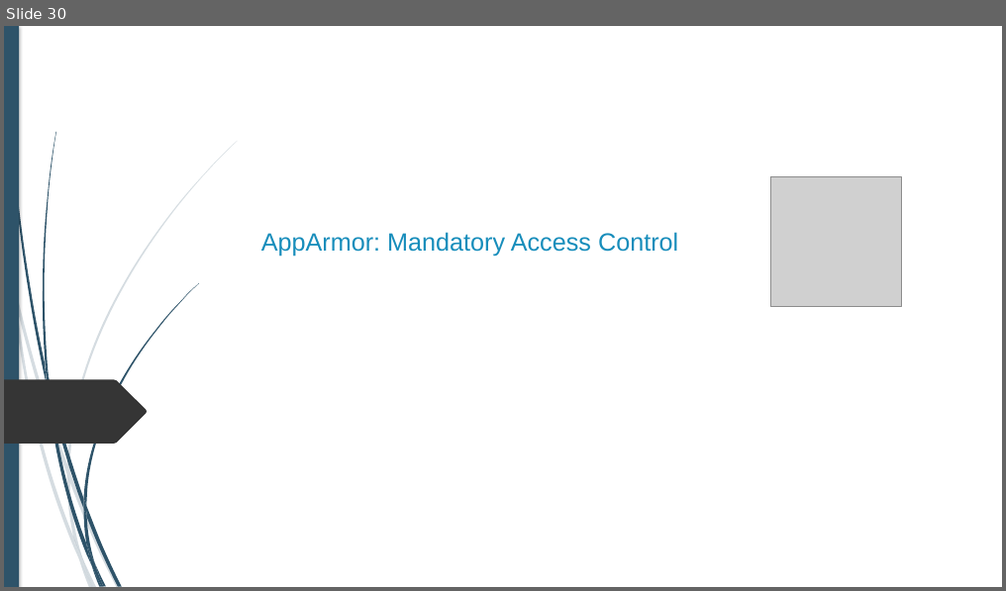
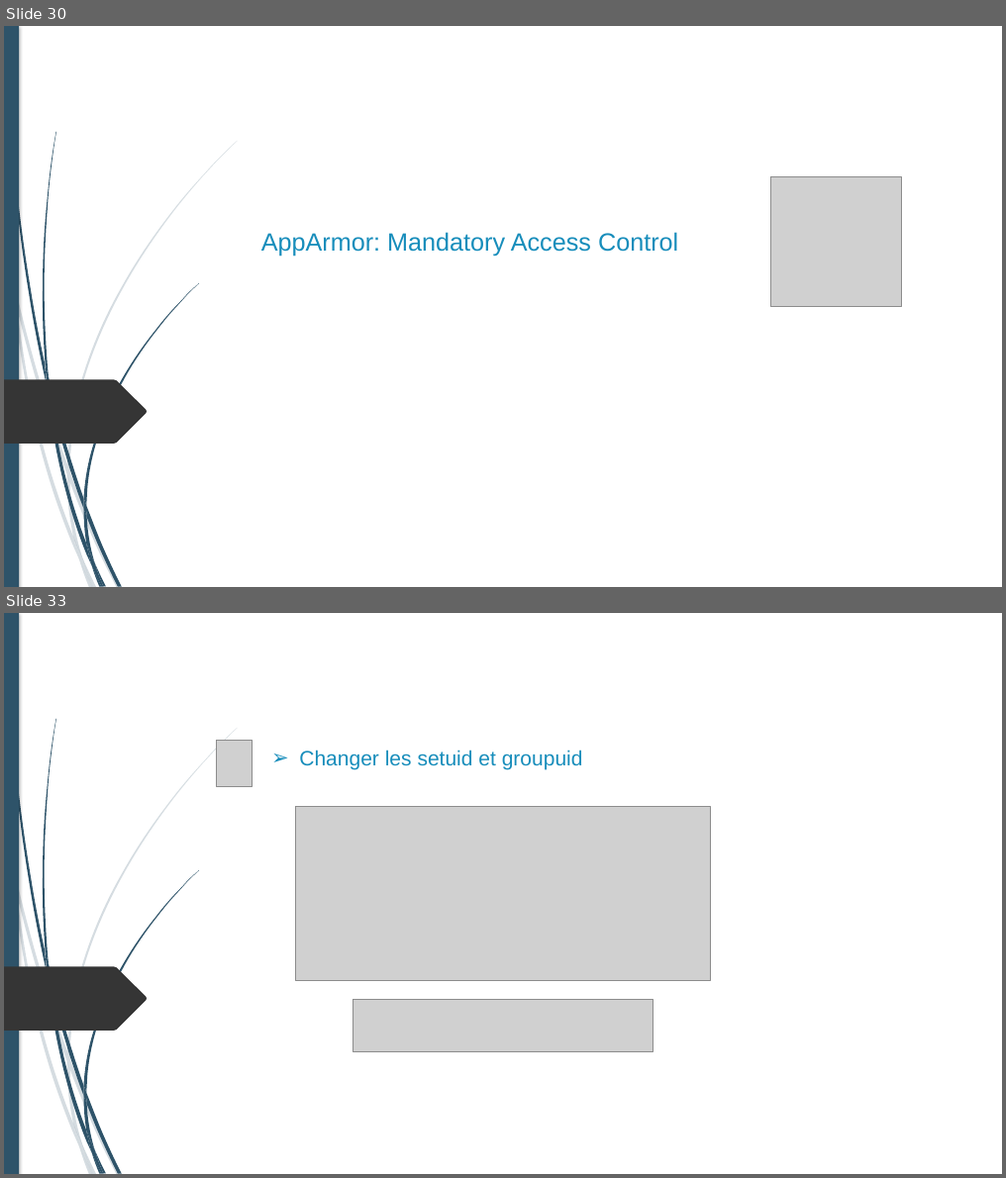
Before and after one commit to alexandreAubois/Secu_linux, a slide deck: Projet-Linux.pptx. Shown one above the other, each under a label of ours: slide 30 before the commit, slides 30 and 33 after it; the slides between them are not shown. The pictures are 1006x591 and 1006x1178 pixels, drawn with LibreOffice and Linux fonts; fonts in the diff are those of the drawing; grey boxes stand for pictures; background and template pictures are left out. Boxes give left, top, right and bottom in pixels: in the first picture for what was removed or moved away, otherwise in the second. Text is boxed around its words. In the diff, an @@ line names an element or a change of style, - is before the commit and + after.

```diff
--- a/Projet-Linux.pptx
+++ b/Projet-Linux.pptx
@@ slide 33 added at (4, 613, 1002, 1174), background #FFFFFF; not listed: 24 template elements that a slide beside it also shows @@
@@ picture added at (217, 740, 252, 786) @@
@@ text added at (299, 750, 583, 770), 20 pt, text #178DBB @@
+➢ Changer les setuid et groupuid
@@ picture added at (296, 807, 711, 980) @@
@@ picture added at (352, 1000, 653, 1053) @@
```
Also in this commit, not shown: 2 other slides added.
